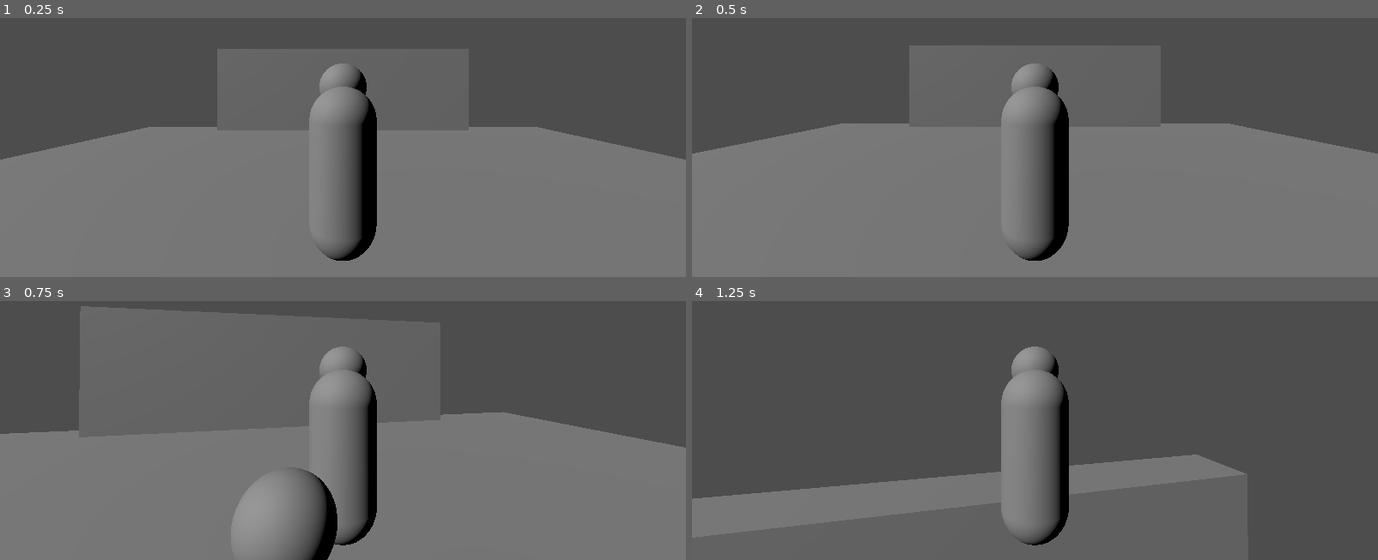
Above: before the commit, frames 1-4 (two rows, left to right).
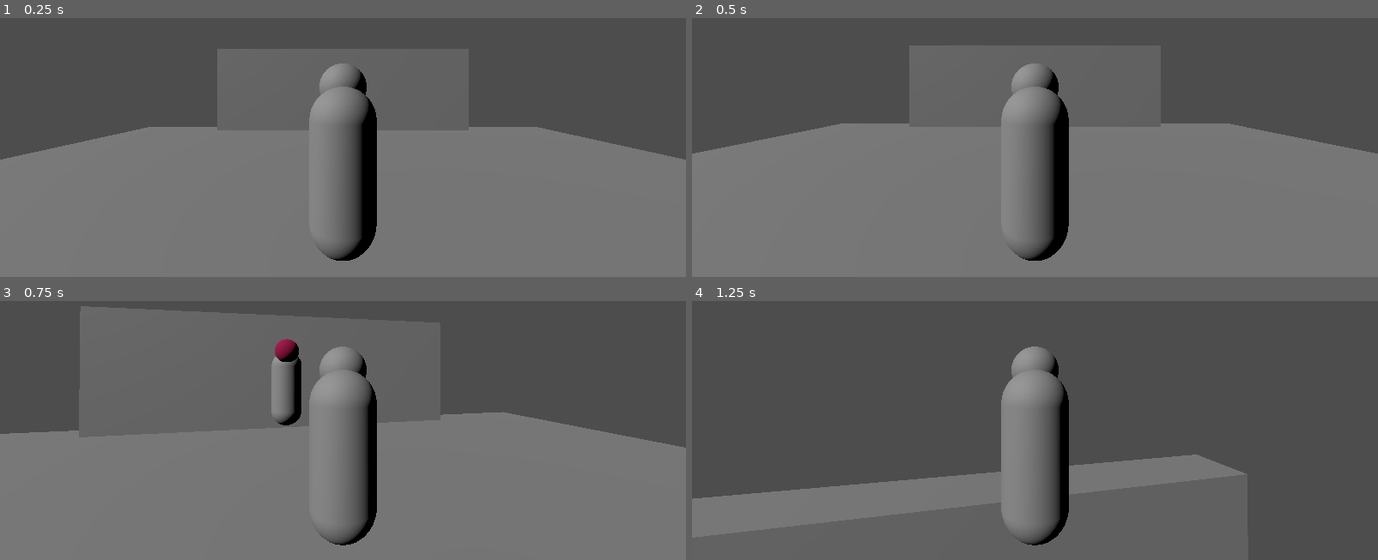
Above: after the commit, the same moments.

Repository: Smijj/3D-Hack-n-Slash
Game: Godot game, scene res://DSmyth/Scenes/Levels/main.tscn
The game is run twice, just before and just after one commit, with the same random seed, the same clock (stepped at 60 frames per second) and the same inputs.
Inputs (mouse positions are in pixels of both pictures, inside the frame that each line leads up to):
- Up to frame 1 (0.25 s): no input
- Up to frame 2 (0.5 s): no input
- Up to frame 3 (0.75 s): move the mouse to (377, 365) at 0.52 s; press the mouse at (377, 365) at 0.53 s; hold W (MoveForward) from 0.53 s (still down)
- Up to frame 4 (1.25 s): keep holding W (MoveForward); tap Space (Jump) at 0.77 s; tap P (TestEnemyAttack, bound only after the commit) at 0.8 s

Frames 1-2 are identical in both runs. In frame 3, 3.2% of the frame differs, in the area x 34-50%, y 14-100%; in frame 4, nothing differs.

Commit message:
Fixed issue with Player script where the _ready function was overriding its inherited class's _ready function and causing issues

Diff:
--- /dev/null
+++ b/GD.3D Hack n Slash/DSmyth/Scenes/CharacterScenes/enemy.tscn
@@ -0,0 +1,54 @@
+[gd_scene load_steps=10 format=3 uid="uid://c5cgnswali4j7"]
+
+[ext_resource type="Script" path="res://DSmyth/Scripts/CharacterModule/enemy.gd" id="1_ikm34"]
+[ext_resource type="PackedScene" uid="uid://dwsod8kkdjg8p" path="res://DSmyth/Scenes/CharacterScenes/attack_component.tscn" id="2_r8eay"]
+[ext_resource type="PackedScene" uid="uid://dqvvkdcwxsjkb" path="res://DSmyth/Scenes/CharacterScenes/damageable_component.tscn" id="3_hypej"]
+
+[sub_resource type="CapsuleShape3D" id="CapsuleShape3D_6r1ab"]
+radius = 0.4
+
+[sub_resource type="CapsuleMesh" id="CapsuleMesh_5pklf"]
+radius = 0.4
+
+[sub_resource type="SphereMesh" id="SphereMesh_hd4rt"]
+
+[sub_resource type="StandardMaterial3D" id="StandardMaterial3D_rhkha"]
+albedo_color = Color(0.615686, 0, 0.270588, 1)
+
+[sub_resource type="BoxShape3D" id="BoxShape3D_3nsnx"]
+size = Vector3(1.66504, 2.2691, 3.00732)
+
+[sub_resource type="CapsuleShape3D" id="CapsuleShape3D_sta15"]
+radius = 0.4
+
+[node name="Enemy" type="CharacterBody3D" node_paths=PackedStringArray("AttackComp", "DamageableComps")]
+script = ExtResource("1_ikm34")
+AttackComp = NodePath("AttackComponent")
+DamageableComps = [NodePath("DamageableComponent")]
+
+[node name="MovementCollider" type="CollisionShape3D" parent="."]
+transform = Transform3D(1, 0, 0, 0, 1, 0, 0, 0, 1, 0, 1, 0)
+shape = SubResource("CapsuleShape3D_6r1ab")
+
+[node name="Mesh" type="MeshInstance3D" parent="."]
+transform = Transform3D(1, 0, 0, 0, 1, 0, 0, 0, 1, 0, 1, 0)
+mesh = SubResource("CapsuleMesh_5pklf")
+
+[node name="MeshInstance3D" type="MeshInstance3D" parent="Mesh"]
+transform = Transform3D(0.62, 0, 0, 0, 0.62, 0, 0, 0, 0.62, 0, 0.991352, -0.302876)
+mesh = SubResource("SphereMesh_hd4rt")
+surface_material_override/0 = SubResource("StandardMaterial3D_rhkha")
+
+[node name="AttackComponent" parent="." node_paths=PackedStringArray("Collider") instance=ExtResource("2_r8eay")]
+Collider = NodePath("CollisionShape3D")
+
+[node name="CollisionShape3D" type="CollisionShape3D" parent="AttackComponent"]
+transform = Transform3D(1, 0, 0, 0, 1, 0, 0, 0, 1, 0, 1.27182, -1.00366)
+shape = SubResource("BoxShape3D_3nsnx")
+disabled = true
+
+[node name="DamageableComponent" parent="." instance=ExtResource("3_hypej")]
+transform = Transform3D(1, 0, 0, 0, 1, 0, 0, 0, 1, 0, 1, 0)
+
+[node name="CollisionShape3D" type="CollisionShape3D" parent="DamageableComponent"]
+shape = SubResource("CapsuleShape3D_sta15")
--- a/GD.3D Hack n Slash/DSmyth/Scenes/CharacterScenes/player.tscn
+++ b/GD.3D Hack n Slash/DSmyth/Scenes/CharacterScenes/player.tscn
@@ -1,7 +1,6 @@
-[gd_scene load_steps=10 format=3 uid="uid://c0v54drbtvsn8"]
+[gd_scene load_steps=9 format=3 uid="uid://c0v54drbtvsn8"]
 
 [ext_resource type="Script" path="res://DSmyth/Scripts/CharacterModule/player.gd" id="1_aqmr1"]
-[ext_resource type="PackedScene" uid="uid://d4keo2mtf84vj" path="res://DSmyth/Scenes/CharacterScenes/stats_component.tscn" id="2_hno1l"]
 [ext_resource type="PackedScene" uid="uid://dqvvkdcwxsjkb" path="res://DSmyth/Scenes/CharacterScenes/damageable_component.tscn" id="3_plmfk"]
 [ext_resource type="PackedScene" uid="uid://dwsod8kkdjg8p" path="res://DSmyth/Scenes/CharacterScenes/attack_component.tscn" id="4_iltov"]
 
@@ -19,13 +18,12 @@
 [sub_resource type="CapsuleShape3D" id="CapsuleShape3D_b62kp"]
 radius = 0.4
 
-[node name="Player" type="CharacterBody3D" node_paths=PackedStringArray("StatsComp", "AttackComp", "DamageableComps")]
+[node name="Player" type="CharacterBody3D" node_paths=PackedStringArray("AttackComp", "DamageableComps")]
 collision_layer = 2
 script = ExtResource("1_aqmr1")
 Sens = 0.2
 MoveSpeed = 15.0
 JumpVelocity = 10.0
-StatsComp = NodePath("StatsComponent")
 AttackComp = NodePath("AttackComponent")
 DamageableComps = [NodePath("DamagableComponent")]
 
@@ -51,8 +49,6 @@
 [node name="Camera3D" type="Camera3D" parent="CameraOrigin/SpringArm3D"]
 transform = Transform3D(1, 0, 0, 0, 1, 0, 0, 0, 1, 0, 0.550167, 2.90464)
 
-[node name="StatsComponent" parent="." instance=ExtResource("2_hno1l")]
-
 [node name="AttackComponent" parent="." node_paths=PackedStringArray("Collider") instance=ExtResource("4_iltov")]
 Collider = NodePath("CollisionShape3D")
 
--- a/GD.3D Hack n Slash/DSmyth/Scenes/CharacterScenes/stats_component.tscn
+++ /dev/null
@@ -1,6 +0,0 @@
-[gd_scene load_steps=2 format=3 uid="uid://d4keo2mtf84vj"]
-
-[ext_resource type="Script" path="res://DSmyth/Scripts/CharacterModule/stats_component.gd" id="1_eky5b"]
-
-[node name="StatsComponent" type="Node"]
-script = ExtResource("1_eky5b")
--- a/GD.3D Hack n Slash/DSmyth/Scenes/Levels/main.tscn
+++ b/GD.3D Hack n Slash/DSmyth/Scenes/Levels/main.tscn
@@ -1,7 +1,7 @@
-[gd_scene load_steps=8 format=3 uid="uid://bn5agg38h78vo"]
+[gd_scene load_steps=6 format=3 uid="uid://bn5agg38h78vo"]
 
 [ext_resource type="PackedScene" uid="uid://c0v54drbtvsn8" path="res://DSmyth/Scenes/CharacterScenes/player.tscn" id="1_u1eif"]
-[ext_resource type="PackedScene" uid="uid://dwsod8kkdjg8p" path="res://DSmyth/Scenes/CharacterScenes/attack_component.tscn" id="2_u4cxg"]
+[ext_resource type="PackedScene" uid="uid://c5cgnswali4j7" path="res://DSmyth/Scenes/CharacterScenes/enemy.tscn" id="3_oshgg"]
 
 [sub_resource type="BoxMesh" id="BoxMesh_21eyp"]
 
@@ -11,13 +11,12 @@
 [sub_resource type="BoxShape3D" id="BoxShape3D_m5yle"]
 size = Vector3(12, 4, 1)
 
-[sub_resource type="SphereShape3D" id="SphereShape3D_ou7bi"]
-
-[sub_resource type="SphereMesh" id="SphereMesh_643rh"]
-
 [node name="Main" type="Node"]
 
 [node name="Player" parent="." instance=ExtResource("1_u1eif")]
+
+[node name="Enemy" parent="." instance=ExtResource("3_oshgg")]
+transform = Transform3D(-1, 0, 0, 0, 1, 0, 0, 0, -1, 0, 0, -7)
 
 [node name="Ground" type="StaticBody3D" parent="."]
 transform = Transform3D(1, 0, 0, 0, 1, 0, 0, 0, 1, 0, -1, 0)
@@ -39,15 +38,5 @@
 [node name="CollisionShape3D" type="CollisionShape3D" parent="Wall"]
 shape = SubResource("BoxShape3D_m5yle")
 
-[node name="TestAttackComp" parent="." instance=ExtResource("2_u4cxg")]
-transform = Transform3D(1, 0, 0, 0, 1, 0, 0, 0, 1, 0, 0, -3.01476)
-
-[node name="CollisionShape3D" type="CollisionShape3D" parent="TestAttackComp"]
-transform = Transform3D(1, 0, 0, 0, 1, 0, 0, 0, 1, 0, 0, 0.479417)
-shape = SubResource("SphereShape3D_ou7bi")
-
-[node name="MeshInstance3D" type="MeshInstance3D" parent="TestAttackComp/CollisionShape3D"]
-mesh = SubResource("SphereMesh_643rh")
-
 [node name="DirectionalLight3D" type="DirectionalLight3D" parent="."]
 transform = Transform3D(0.515337, 0.527213, -0.675628, 0, 0.788376, 0.615194, 0.856987, -0.317032, 0.40628, -10.0455, 4.53041, 6.42948)
--- a/GD.3D Hack n Slash/DSmyth/Scripts/CharacterModule/attack_component.gd
+++ b/GD.3D Hack n Slash/DSmyth/Scripts/CharacterModule/attack_component.gd
@@ -4,10 +4,16 @@
 @export var Damage : float = 10
 @export var Knockback : float = 10
 
+# Data
 var AttackType : Constants.AttackType = Constants.AttackType.BASIC
 var AttackOwner : Node
 
+# Refs
 @export var Collider : CollisionShape3D
+
+var _ResetAttackTween : Tween
+
+#region Core Functions & Events
 
 func _ready():
 	if !Collider:
@@ -17,19 +23,6 @@
 				break
 	Collider.disabled = true;
 
-func Attack(attackOwner : Node, attackType : Constants.AttackType):
-	AttackOwner = attackOwner
-	AttackType = attackType
-
-	# Turns on attack hitbox briefly
-	Collider.disabled = false;
-	create_tween().tween_property(Collider, "disabled", true, 0.2)
-
-	# Plays Animation
-
-	print(attackOwner.name + " attacked")
-
-
 func _on_area_entered(area):
 	if AttackOwner == null: return
 	if !area is DamageableComponent: return
@@ -37,3 +30,25 @@
 	var dmgComp : DamageableComponent = area
 	var newAttackData = AttackData.new(AttackOwner, Damage, Knockback, AttackType)
 	dmgComp.RecieveAttack(newAttackData)
+
+#endregion
+
+
+func Attack(attackOwner : Node, attackType : Constants.AttackType):
+	AttackOwner = attackOwner
+	AttackType = attackType
+
+	# Turns on attack hitbox briefly
+	Collider.disabled = false;
+
+	if _ResetAttackTween: _ResetAttackTween.kill()
+	_ResetAttackTween = create_tween()
+	_ResetAttackTween.tween_callback(_ResetAttack).set_delay(0.2)
+
+	# Plays Animation
+
+	print(attackOwner.name + " attacked")
+
+func _ResetAttack():
+	if !Collider: return
+	Collider.disabled = true;
--- a/GD.3D Hack n Slash/DSmyth/Scripts/CharacterModule/character.gd
+++ b/GD.3D Hack n Slash/DSmyth/Scripts/CharacterModule/character.gd
@@ -7,16 +7,34 @@
 # Get the Gravity from the project settings to be synced with RigidBody nodes.
 var Gravity = ProjectSettings.get_setting("physics/3d/default_gravity")
 
+@export_category("Character Stats")
+@export var MaxHealth : float = 100
+@export var WeightType : Constants.WeightType = Constants.WeightType.LIGHT
+
+var CurrentHealth : float = 100
+
 @export_category("References")
-@export var StatsComp : StatsComponent
 @export var AttackComp : AttackComponent
 @export var DamageableComps : Array[DamageableComponent]
 
 
 func _ready():
-	if !StatsComp or DamageableComps.size() == 0: return
+	Initialize()
+
+func Initialize():
 	for comp in DamageableComps:
-		comp.OnDamageTaken.connect(StatsComp.TakeDamage)
+		if !comp: continue
+		comp.OnDamageTaken.connect(TakeDamage)
+
+func TakeDamage(attackData:AttackData):
+	# Checks to make sure the recieved attack isnt your own - to not hurt thineself
+	if attackData.AttackOwner == self:
+		print("HIT> AttackOwner: "+ attackData.AttackOwner.name + ", Receiver: " + name)
+		return
+	print("RECIVE DAMAGE> AttackOwner: "+ attackData.AttackOwner.name + ", Receiver: " + name)
+
+	AttackData.DebugAttackData(attackData)
+	pass
 
 
 func Die():
--- /dev/null
+++ b/GD.3D Hack n Slash/DSmyth/Scripts/CharacterModule/enemy.gd
@@ -0,0 +1,6 @@
+extends Character
+
+func _input(event):
+	if event.is_action_pressed("TestEnemyAttack"):
+		print(self.name + " is atttacking")
+		AttackComp.Attack(self, Constants.AttackType.BASIC)
--- a/GD.3D Hack n Slash/DSmyth/Scripts/CharacterModule/player.gd
+++ b/GD.3D Hack n Slash/DSmyth/Scripts/CharacterModule/player.gd
@@ -8,6 +8,7 @@
 #region Godot Functions & Events
 
 func _ready():
+	Initialize()
 	Input.mouse_mode = Input.MOUSE_MODE_CAPTURED
 
 func _physics_process(delta):
--- a/GD.3D Hack n Slash/DSmyth/Scripts/CharacterModule/stats_component.gd
+++ /dev/null
@@ -1,15 +0,0 @@
-class_name StatsComponent
-extends Node
-
-@export var MaxHealth : float = 100
-var CurrentHealth : float = 100
-@export var WeightType : Constants.WeightType = Constants.WeightType.LIGHT
-
-
-func TakeDamage(attackData:AttackData):
-	print("RECIVE DAMAGE> AttackOwner: "+ attackData.AttackOwner.name + ", StatsOwner: "+owner.name)
-	# Checks to make sure this StatsComp isnt part of the same Character - to not hurt thineself
-	if attackData.AttackOwner == owner: return
-
-	AttackData.DebugAttackData(attackData)
-	pass
--- a/GD.3D Hack n Slash/DSmyth/Scripts/DataModule/AttackData.gd
+++ b/GD.3D Hack n Slash/DSmyth/Scripts/DataModule/AttackData.gd
@@ -25,10 +25,10 @@
 
 
 static func DebugAttackData(attackData:AttackData):
-	print("\nATTACKDATA:
+	print("ATTACKDATA:
 	AttackOwner: %s
 	Damage: %s
 	Knockback: %s
 	AttackType: %s
 	DefenceType: %s"
-	% [str(attackData.AttackOwner), str(attackData.Damage), str(attackData.Knockback), str(attackData.AttackType), str(attackData.DefenceType)])
+	% [str(attackData.AttackOwner.name), str(attackData.Damage), str(attackData.Knockback), str(attackData.AttackType), str(attackData.DefenceType)])
--- a/GD.3D Hack n Slash/project.godot
+++ b/GD.3D Hack n Slash/project.godot
@@ -64,6 +64,11 @@
 "events": [Object(InputEventKey,"resource_local_to_scene":false,"resource_name":"","device":-1,"window_id":0,"alt_pressed":false,"shift_pressed":false,"ctrl_pressed":false,"meta_pressed":false,"pressed":false,"keycode":0,"physical_keycode":69,"key_label":0,"unicode":101,"echo":false,"script":null)
 ]
 }
+TestEnemyAttack={
+"deadzone": 0.5,
+"events": [Object(InputEventKey,"resource_local_to_scene":false,"resource_name":"","device":-1,"window_id":0,"alt_pressed":false,"shift_pressed":false,"ctrl_pressed":false,"meta_pressed":false,"pressed":false,"keycode":0,"physical_keycode":80,"key_label":0,"unicode":112,"echo":false,"script":null)
+]
+}
 
 [layer_names]
 
Not shown, added: GD.3D Hack n Slash/DSmyth/Scenes/CharacterScenes/ene24C3.tmp
Not shown, added: GD.3D Hack n Slash/DSmyth/Scenes/CharacterScenes/ene425C.tmp
